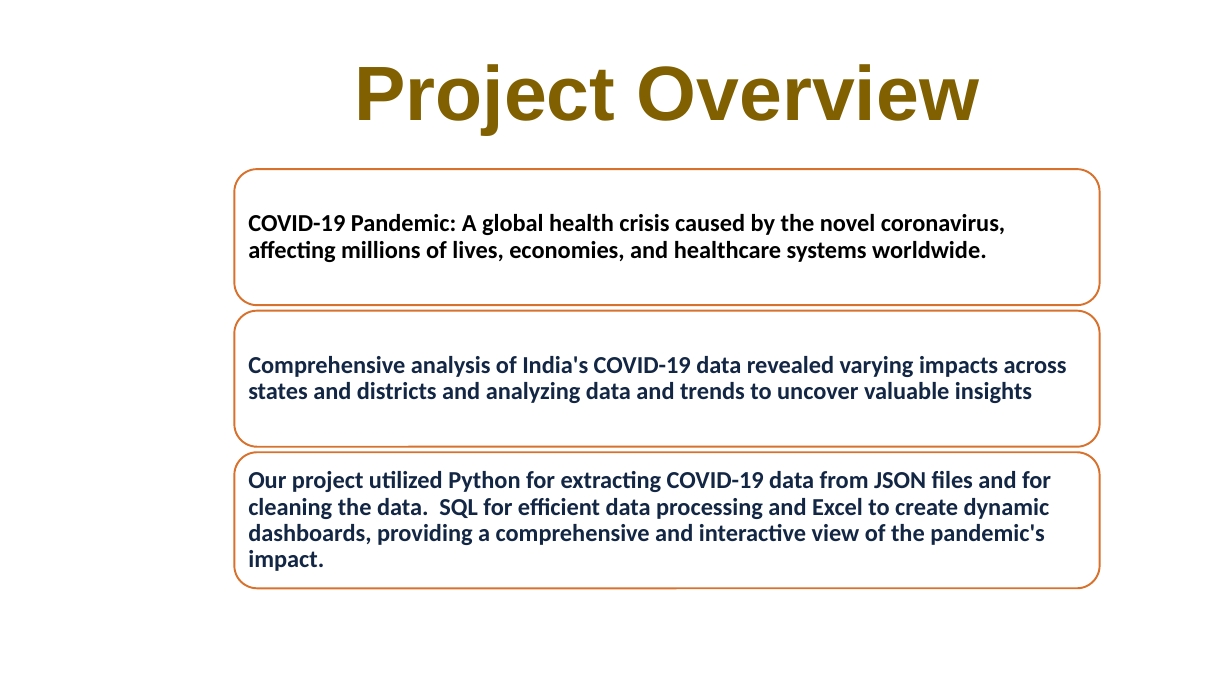
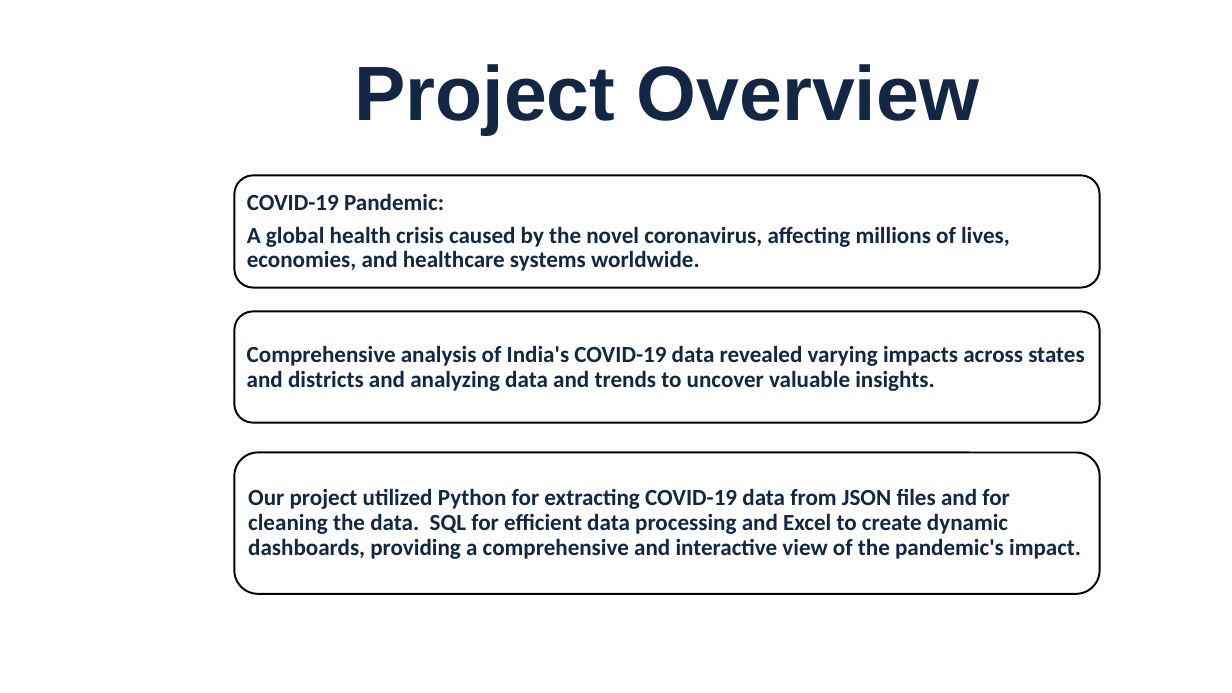
Before and after one commit to roshnipatidar/Covid19_Data_Analysis, a slide deck: slide 2 of PPT/Covid19 Data Analysis ppt.pptx. Drawn at 1232x693 pixels with LibreOffice and Linux fonts; fonts in the diff are those of the drawing; background and template pictures are left out. Boxes give left, top, right and bottom in pixels: in the first picture for what was removed or moved away, otherwise in the second. Text is boxed around its words. In the diff, an @@ line names an element or a change of style, - is before the commit and + after.

```diff
--- a/PPT/Covid19 Data Analysis ppt.pptx
+++ b/PPT/Covid19 Data Analysis ppt.pptx
@@ title "Project Overview" at [355, 64, 979, 135]: text colour #806000 to #132745 @@
@@ rounded rectangle: place and size @@
-rounded rectangle at [235, 169, 1100, 305]
+rounded rectangle at [235, 176, 1100, 288]
@@ text at [247, 193, 1010, 271]: text changed; size 19 to 18 pt; text colour #000000 to #132745 @@
-COVID-19 Pandemic: A global health crisis caused by the novel coronavirus, affecting millions of lives, economies, and healthcare systems worldwide.
+COVID-19 Pandemic:
+A global health crisis caused by the novel coronavirus, affecting millions of lives, economies, and healthcare systems worldwide.
@@ outline #D7712C 1.5 pt to #000000 1.5 pt in 3 elements at [235, 453, 1100, 594], [235, 176, 1100, 288], [235, 311, 1100, 422] @@
@@ rounded rectangle: place and size @@
-rounded rectangle at [235, 311, 1100, 446]
+rounded rectangle at [235, 311, 1100, 422]
@@ text "Comprehensive analysis of India's COVID-19 ..." at [247, 345, 1084, 391]: size 19 to 18 pt; text colour #FFFFFF to #132745 in "insights." @@
@@ rounded rectangle: place and size @@
-rounded rectangle at [235, 452, 1100, 588]
+rounded rectangle at [235, 453, 1100, 594]
@@ text "Our project utilized Python for ..." at [248, 488, 1081, 559]: size 19 to 18 pt @@
```
Also in this commit, not shown: 4 other slides changed, 2 slides added.
